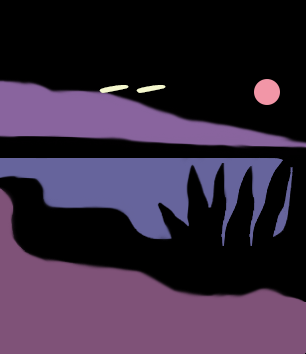
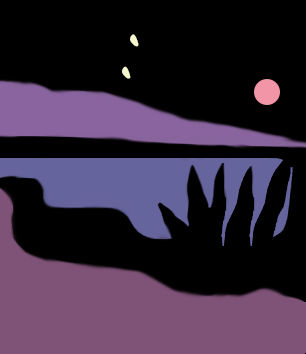
Comparing the layer stacks of the two 306px x 354px images. Changes:
removed layer "--" over <box>99,85,166,93</box>
added layer ":" above "moon" over <box>122,34,139,79</box>
